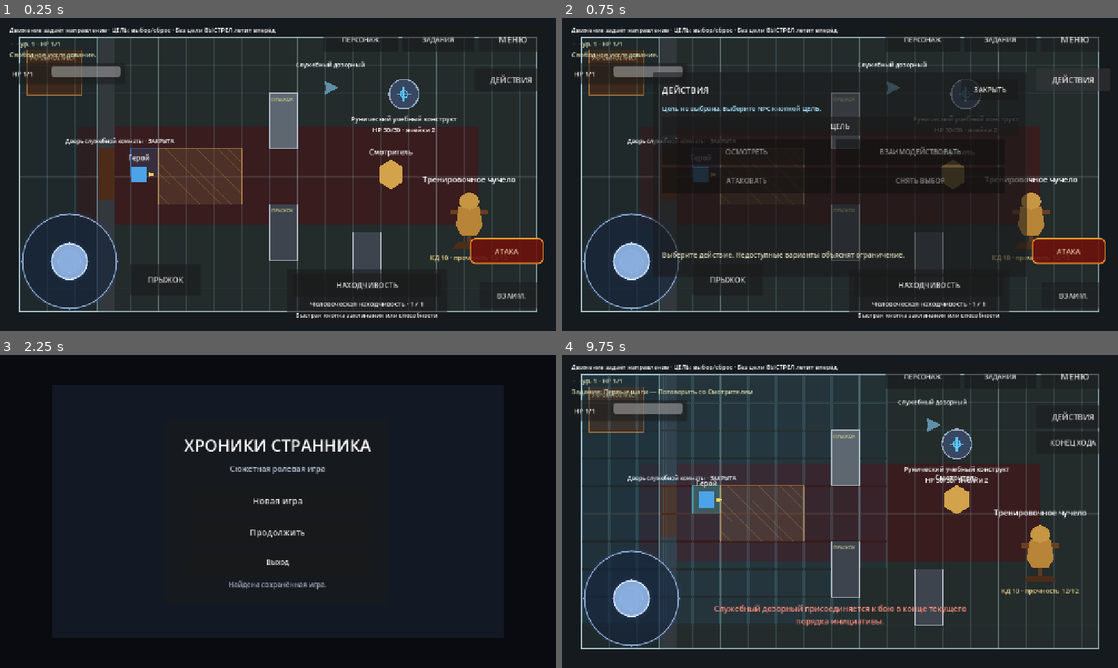
Above: before the commit, frames 1-4 (two rows, left to right).
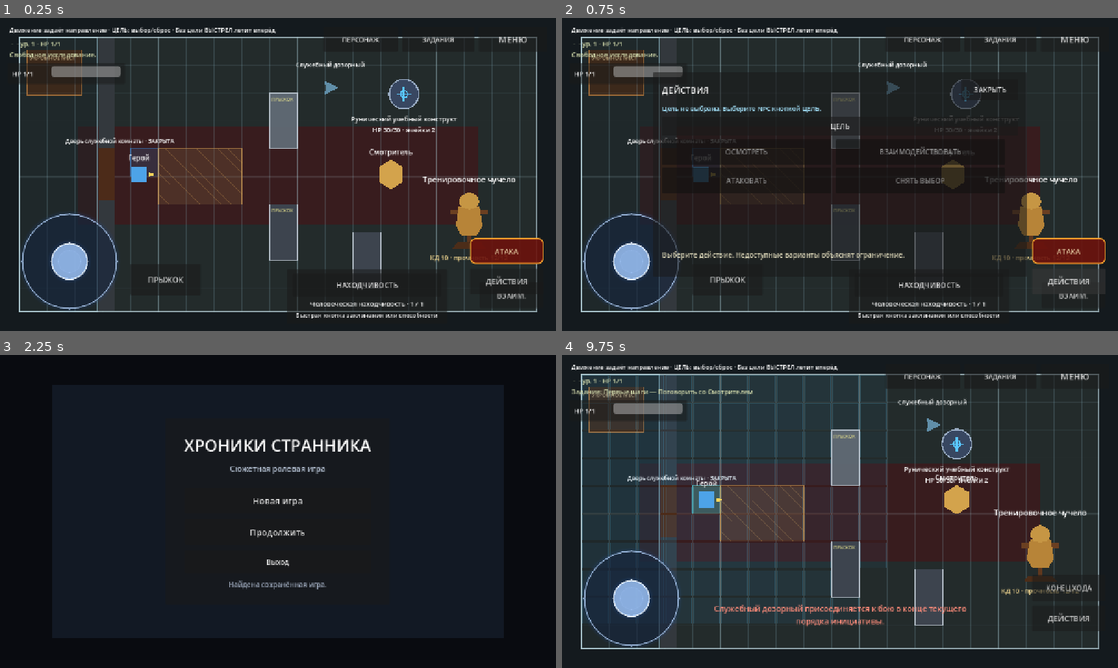
Above: after the commit, the same moments.

Repository: eretenkodaniil16-rgb/rpg-project
Game: Godot game, scene res://scenes/game/game.tscn
Two runs of this game, one before a commit and one after it. Both use one fixed random seed, a clock stepped at 60 frames per second and the inputs below. This scene is started directly instead of the project's main scene.
Inputs (mouse positions are in pixels of both pictures, inside the frame that each line leads up to):
- Up to frame 1 (0.25 s): no input
- Up to frame 2 (0.75 s): click "ДЕЙСТВИЯ" at 0.5 s
- Up to frame 3 (2.25 s): click "ВЗАИМ." at 1.25 s; click "МЕНЮ" at 2 s
- Up to frame 4 (9.75 s): click "Новая игра" at 2.75 s; click (840, 458) at 3.52 s; type "Alex" at 3.6 s; click "В главное меню" at 4.25 s; click "Новая игра" at 5 s; click (840, 458) at 5.77 s; type "Alex" at 5.85 s; click "В меню" at 6.5 s; click "Продолжить" at 7.25 s; click "ПРЫЖОК" at 8 s; click "ПЕРСОНАЖ" at 8.75 s; click "ЗАКРЫТЬ" at 9.5 s

The runs differ from the first frame. In frame 1, 0.2% of the frame differs, in the area x 87-97%, y 16-89%; in frame 2, 0.3%; in frame 3, nothing differs; in frame 4, 0.6%, in the area x 84-97%, y 16-89%.

Commit message:
fix: перенести меню действий в нижний правый угол

Diff:
--- a/scripts/ui/action_catalog_ui.gd
+++ b/scripts/ui/action_catalog_ui.gd
@@ -106,15 +106,15 @@
 
 
 func _build_interface() -> void:
-	catalog_button = _make_rail_button("ActionCatalogButton", "ДЕЙСТВИЯ", 116.0, 168.0, 18)
+	catalog_button = _make_bottom_rail_button("ActionCatalogButton", "ДЕЙСТВИЯ", -144.0, -84.0, 18)
 	catalog_button.pressed.connect(_toggle_catalog)
 	add_child(catalog_button)
 
-	end_turn_button = _make_rail_button("EndTurnFixedButton", "КОНЕЦ ХОДА", 176.0, 228.0, 16)
+	end_turn_button = _make_bottom_rail_button("EndTurnFixedButton", "КОНЕЦ ХОДА", -214.0, -154.0, 16)
 	end_turn_button.pressed.connect(func() -> void: action_requested.emit("end_turn"))
 	add_child(end_turn_button)
 
-	confirm_move_button = _make_rail_button("ConfirmMovementFloatingButton", "ПЕРЕМЕСТИТЬСЯ", 236.0, 294.0, 15)
+	confirm_move_button = _make_bottom_rail_button("ConfirmMovementFloatingButton", "ПЕРЕМЕСТИТЬСЯ", -284.0, -224.0, 15)
 	confirm_move_button.pressed.connect(func() -> void: action_requested.emit("confirm_move"))
 	add_child(confirm_move_button)
 
@@ -211,14 +211,14 @@
 	column.add_child(description_label)
 
 
-func _make_rail_button(node_name: String, text_value: String, top: float, bottom: float, font_size: int) -> Button:
+func _make_bottom_rail_button(node_name: String, text_value: String, top: float, bottom: float, font_size: int) -> Button:
 	var button := Button.new()
 	button.name = node_name
 	button.text = text_value
-	button.set_anchors_preset(Control.PRESET_TOP_RIGHT)
-	button.offset_left = -188.0
+	button.set_anchors_preset(Control.PRESET_BOTTOM_RIGHT)
+	button.offset_left = -198.0
 	button.offset_top = top
-	button.offset_right = -18.0
+	button.offset_right = -28.0
 	button.offset_bottom = bottom
 	button.add_theme_font_size_override("font_size", font_size)
 	button.mouse_filter = Control.MOUSE_FILTER_STOP
